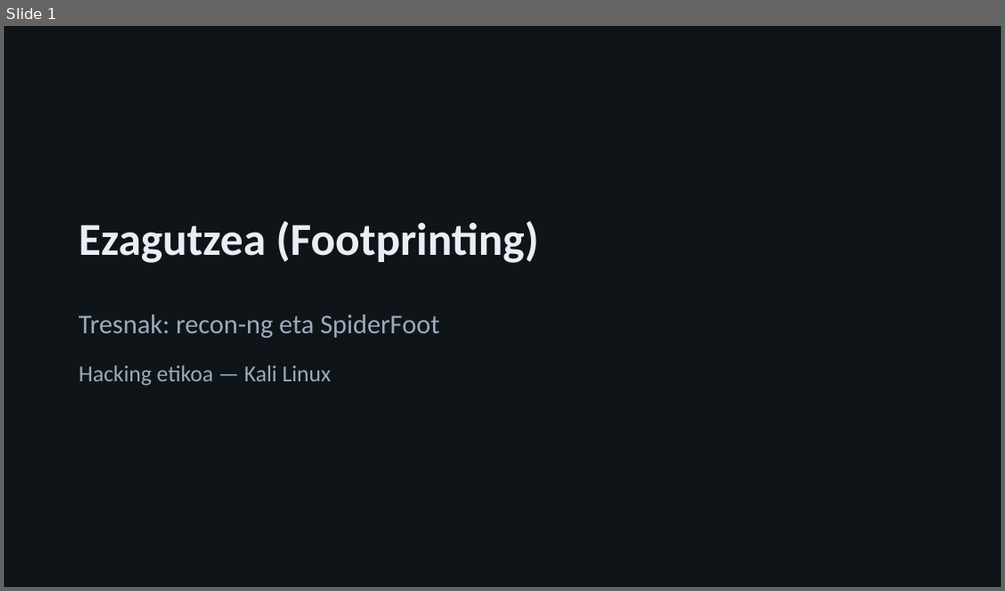
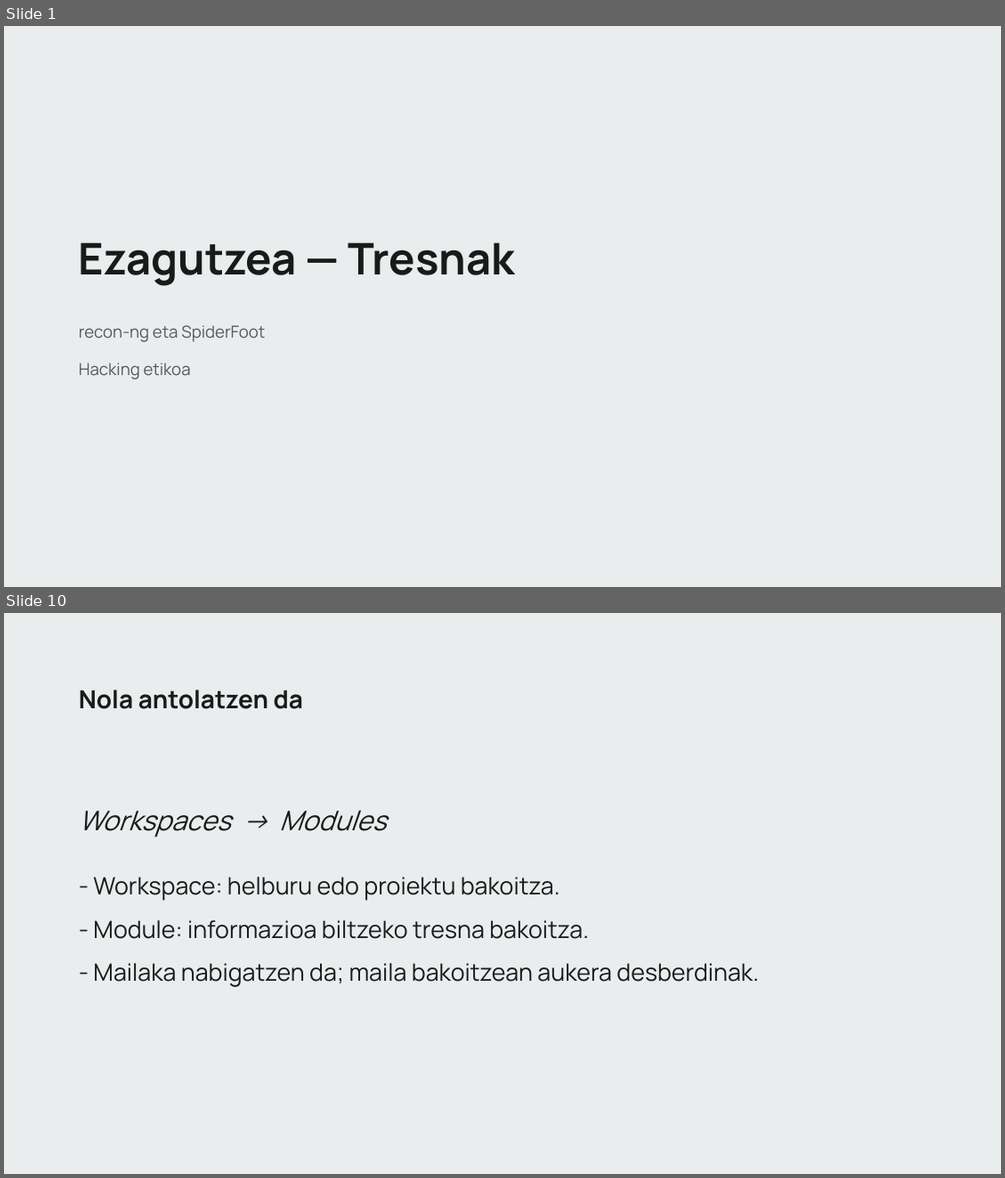
Before and after one commit to jazkune-izarraitz/Garapen2627, a slide deck: he-ezagutzea/HE-2-recon-ng-spiderfoot-aurkezpena.pptx. Shown one above the other, each under a label of ours: slide 1 before the commit, slides 1 and 10 after it; the slides between them are not shown. The pictures are 1005x591 and 1005x1178 pixels, drawn with LibreOffice and Linux fonts; fonts in the diff are those of the drawing. Boxes give left, top, right and bottom in pixels: in the first picture for what was removed or moved away, otherwise in the second. Text is boxed around its words. In the diff, an @@ line names an element or a change of style, - is before the commit and + after.

```diff
--- a/he-ezagutzea/HE-2-recon-ng-spiderfoot-aurkezpena.pptx
+++ b/he-ezagutzea/HE-2-recon-ng-spiderfoot-aurkezpena.pptx
@@ slide 10 added at (4, 613, 1001, 1174), background #E9EDEE @@
@@ text added at (79, 690, 303, 709), 24 pt, text #1A1A1A, bold @@
+Nola antolatzen da
@@ text added at (79, 810, 386, 837), 26 pt, text #1A1A1A, italic @@
+Workspaces → Modules
@@ text added at (93, 876, 560, 900), 23 pt, text #1A1A1A @@
+- Workspace: helburu edo proiektu bakoitza.
@@ text added at (93, 920, 589, 939), 23 pt, text #1A1A1A @@
+- Module: informazioa biltzeko tresna bakoitza.
@@ text added at (93, 963, 759, 987), 23 pt, text #1A1A1A @@
+- Mailaka nabigatzen da; maila bakoitzean aukera desberdinak.
@@ slide 1 changed as well @@
@@ background #0F1419 to #E9EDEE @@
@@ text at (79, 242, 516, 286): text changed; size 44 to 42 pt; font Calibri to Manrope; text colour #E8EEF4 to #1A1A1A @@
-Ezagutzea (Footprinting)
+Ezagutzea — Tresnak
@@ text at (79, 325, 265, 342): text changed; size 26 to 16 pt; font Calibri to Manrope; text colour #9AABBC to #595959 @@
-Tresnak: recon-ng eta SpiderFoot
+recon-ng eta SpiderFoot
@@ text at (79, 362, 191, 379): text changed; size 22 to 16 pt; font Calibri to Manrope; text colour #9AABBC to #595959 @@
-Hacking etikoa — Kali Linux
+Hacking etikoa
```
Also in this commit, not shown: 1 other slide changed, 17 other slides added, 22 slides removed, 11 other files.
